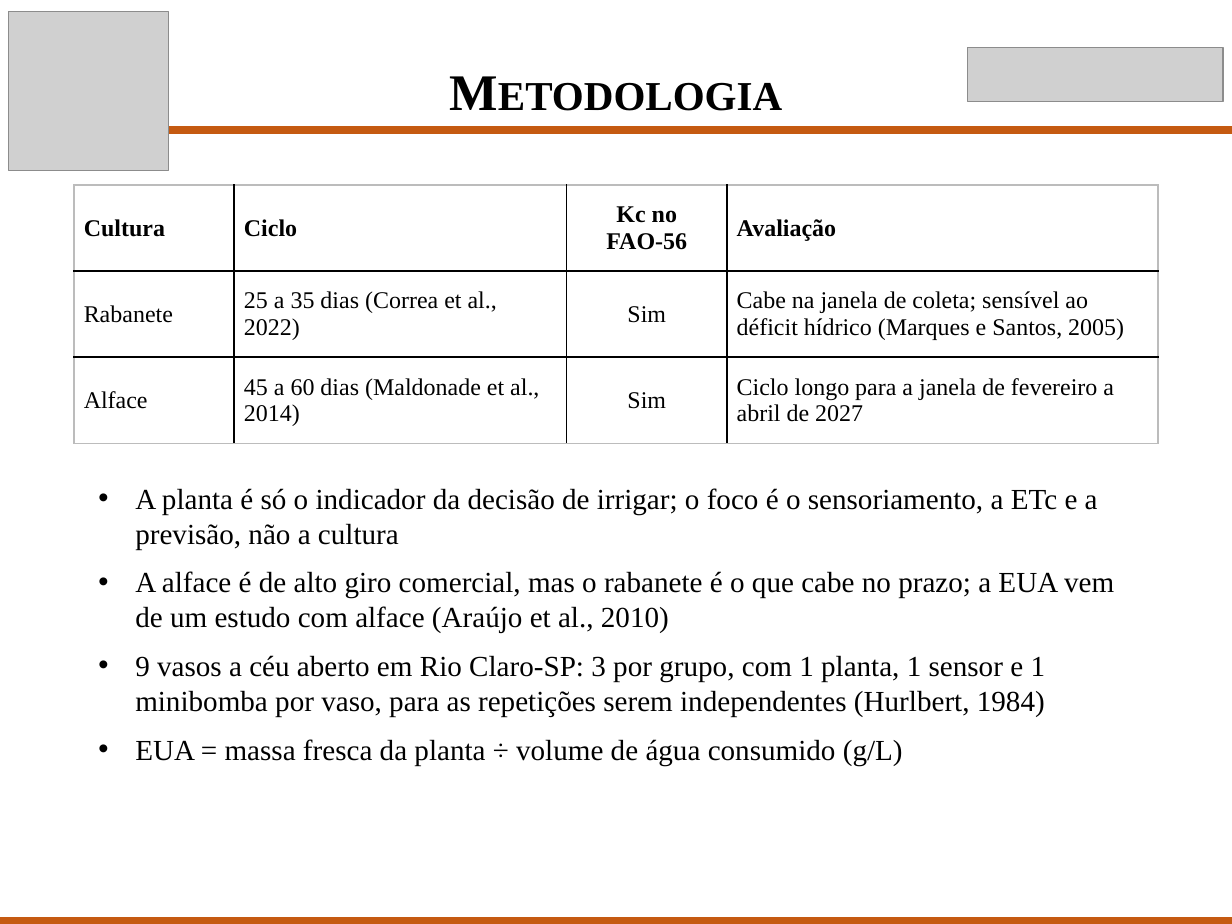
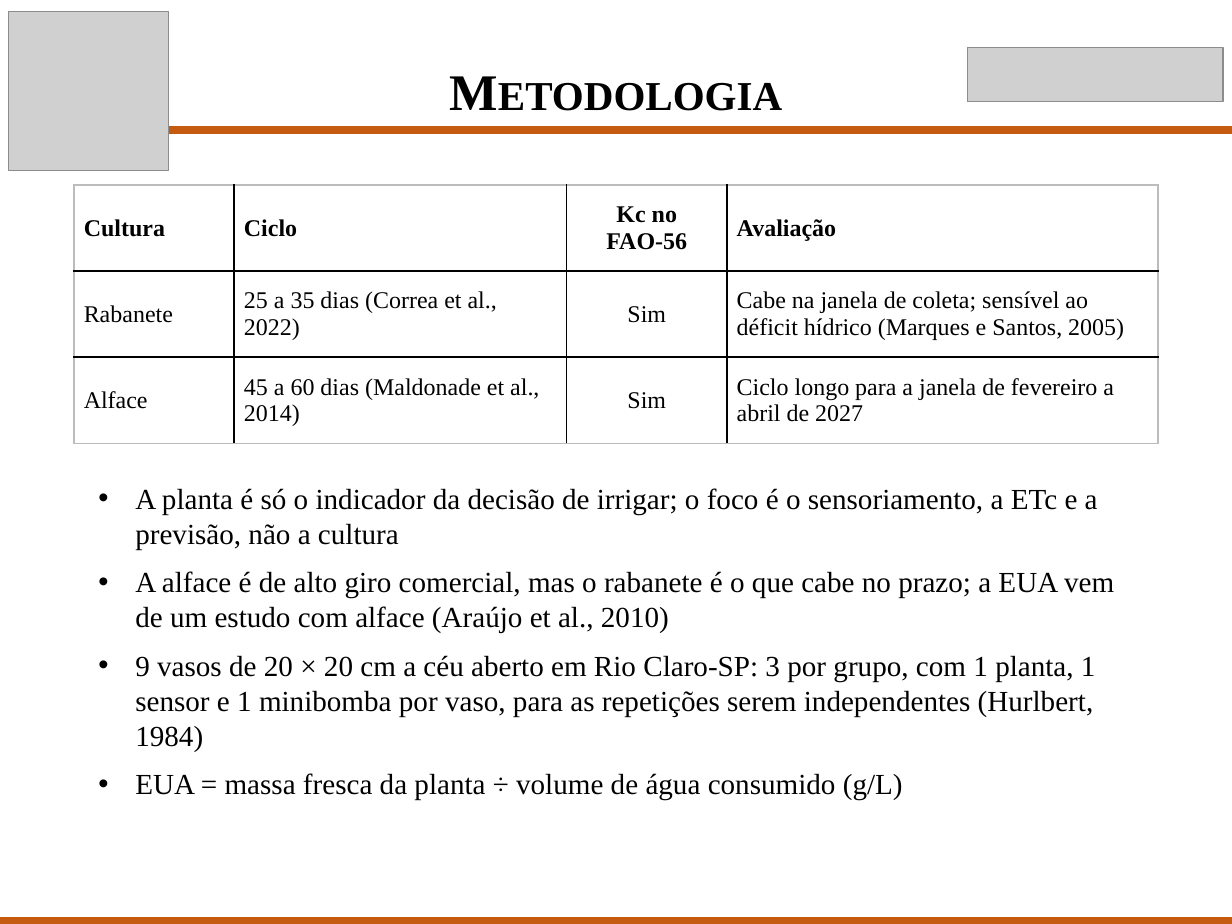
Before and after one commit to Scaglia05/irrigacao-inteligente, a slide deck: slide 9 of docs/p2/Apresentacao_TCC_P2.pptx. Drawn at 1232x924 pixels with LibreOffice and Linux fonts; fonts in the diff are those of the drawing; grey boxes stand for pictures. Boxes give left, top, right and bottom in pixels: in the first picture for what was removed or moved away, otherwise in the second. Text is boxed around its words. In the diff, an @@ line names an element or a change of style, - is before the commit and + after.

```diff
--- a/docs/p2/Apresentacao_TCC_P2.pptx
+++ b/docs/p2/Apresentacao_TCC_P2.pptx
@@ text at (135,655,1096,751): text changed @@
-• 9 vasos a céu aberto em Rio Claro-SP: 3 por grupo, com 1 planta, 1 sensor e 1 minibomba por vaso, para as repetições serem independentes (Hurlbert, 1984)
+• 9 vasos de 20 × 20 cm a céu aberto em Rio Claro-SP: 3 por grupo, com 1 planta, 1 sensor e 1 minibomba por vaso, para as repetições serem independentes (Hurlbert, 1984)
```
Also in this commit, not shown: 1 other slide changed, 2 other files.
